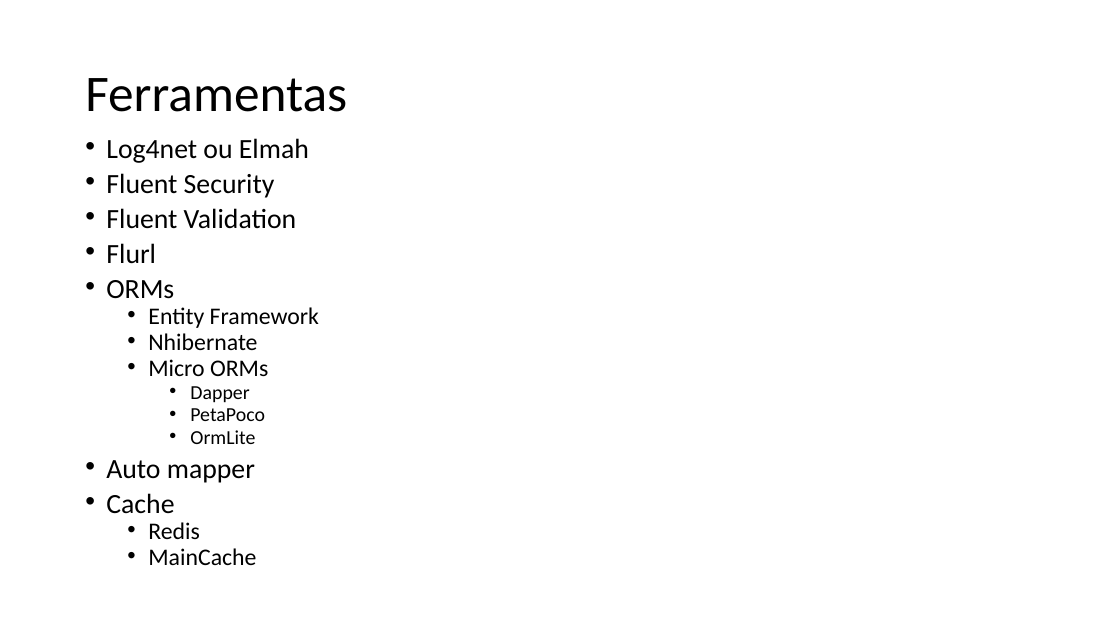
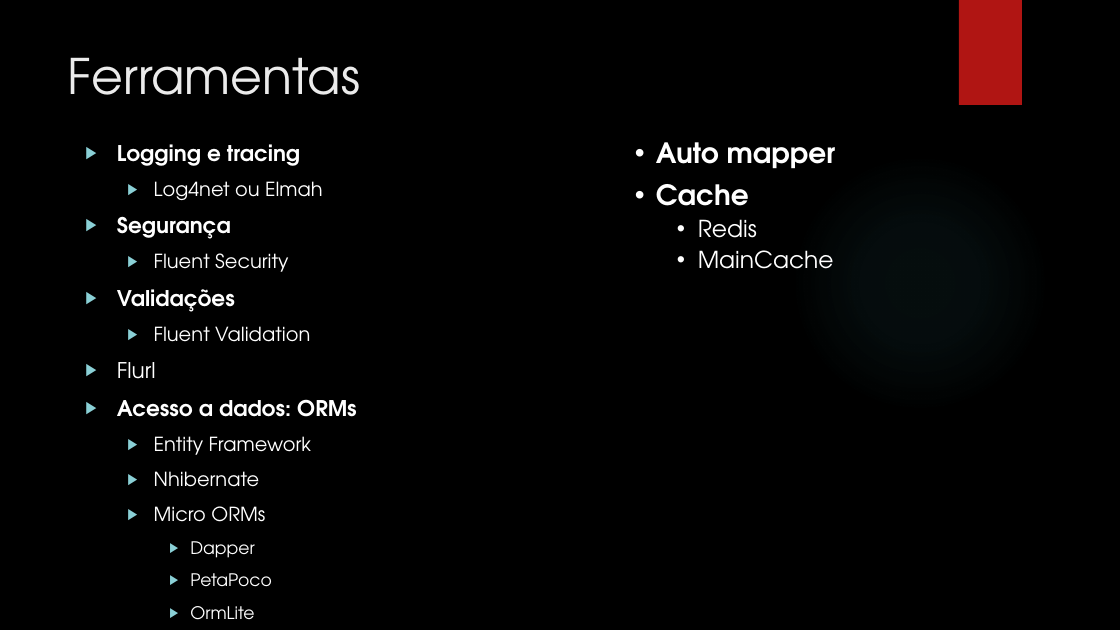
Before and after one commit to leolana/AspnetMvcLab, a slide deck: slide 21 of Presentation/AspNetMvc.pptx (slide 16 before the commit). Drawn at 1120x630 pixels with LibreOffice and Linux fonts; fonts in the diff are those of the drawing; background and template pictures are left out. Boxes give left, top, right and bottom in pixels: in the first picture for what was removed or moved away, otherwise in the second. Text is boxed around its words. In the diff, an @@ line names an element or a change of style, - is before the commit and + after.

```diff
--- a/Presentation/AspNetMvc.pptx
+++ b/Presentation/AspNetMvc.pptx
@@ background #FFFFFF to picture (left out) @@
@@ rectangle added at <box>959,0,1022,105</box>, fill #B01513 @@
@@ title "Ferramentas": place and size @@
-title "Ferramentas" at <box>85,78,347,112</box>
+title "Ferramentas" at <box>68,57,361,95</box>
@@ title "Ferramentas" at <box>68,57,361,95</box>: size 44 to 42 pt, font Calibri to TeX Gyre Adventor, text colour #000000 to #EBEBEB; line spacing 0.9 to 1; vertical alignment middle to top @@
@@ text at <box>117,144,300,166</box>: paragraph added @@
+▶ Logging e tracing
@@ text added at <box>656,142,836,269</box>, 24 pt, text #FFFFFF, bold @@
+• Auto mapper
+• Cache
+  • Redis
+  • MainCache
@@ ellipse added at <box>791,154,1049,413</box>, fill gradient #50B9C1 @@
@@ text at <box>117,216,231,239</box>: paragraph added @@
+▶ Segurança
@@ text at <box>117,253,311,587</box>: size 23.8 to 16.6 pt in "Log4net ou Elmah", "Fluent Security", "Fluent Validation"; font Calibri to TeX Gyre Adventor, text colour #000000 to #FFFFFF in "Log4net ou Elmah", "Fluent Security", "Fluent Validation", "Flurl" and 6 more places; size 23.8 to 18.5 pt in "Flurl"; size 20.4 to 16.6 pt in "Entity Framework", "Nhibernate", "Micro ORMs"; size 17 to 14.8 pt in "Dapper", "PetaPoco", "OrmLite"; bullet • to ▶; list level 1 to 2 in "Log4net ou Elmah"; line spacing 0.7 to 1; list level 1 to 2 in "Fluent Security"; list level 1 to 2 in "Fluent Validation"; more space between paragraphs @@
@@ text at <box>117,289,235,312</box>: paragraph added @@
+▶ Validações
@@ text at <box>117,399,357,417</box>: text changed; size 23.8 to 18.5 pt; font Calibri to TeX Gyre Adventor; text colour #000000 to #FFFFFF; bold on @@
-• ORMs
+▶ Acesso a dados: ORMs
@@ text at <box>106,460,256,565</box>: paragraphs removed @@
-• Auto mapper
-• Cache
-  • Redis
-  • MainCache
```
Also in this commit, not shown: 10 other slides changed, 12 slides added, 6 slides removed.
